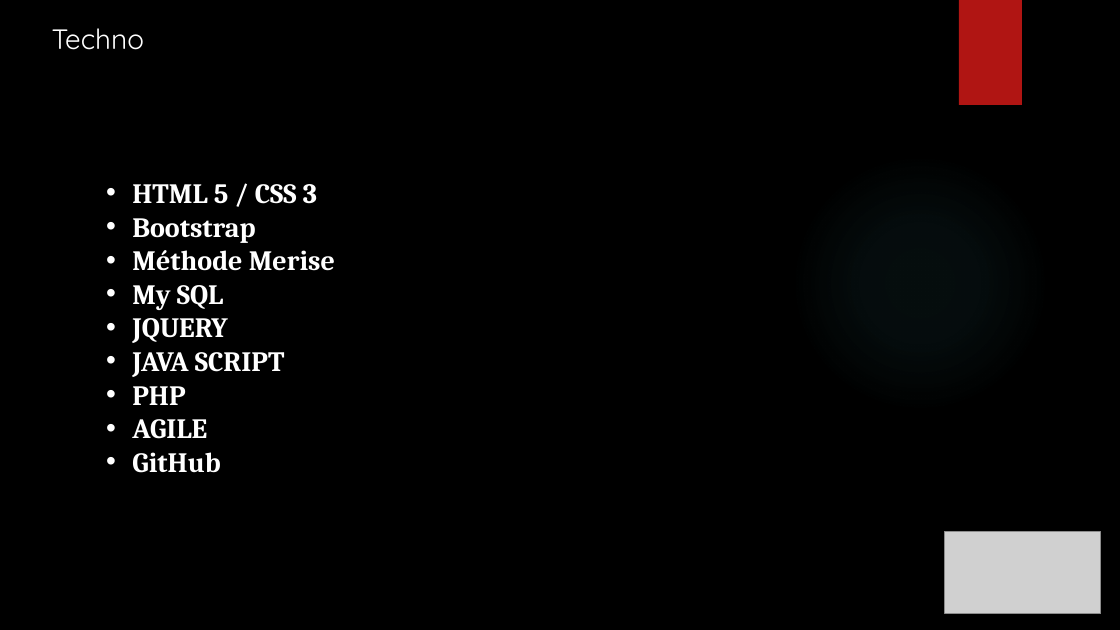
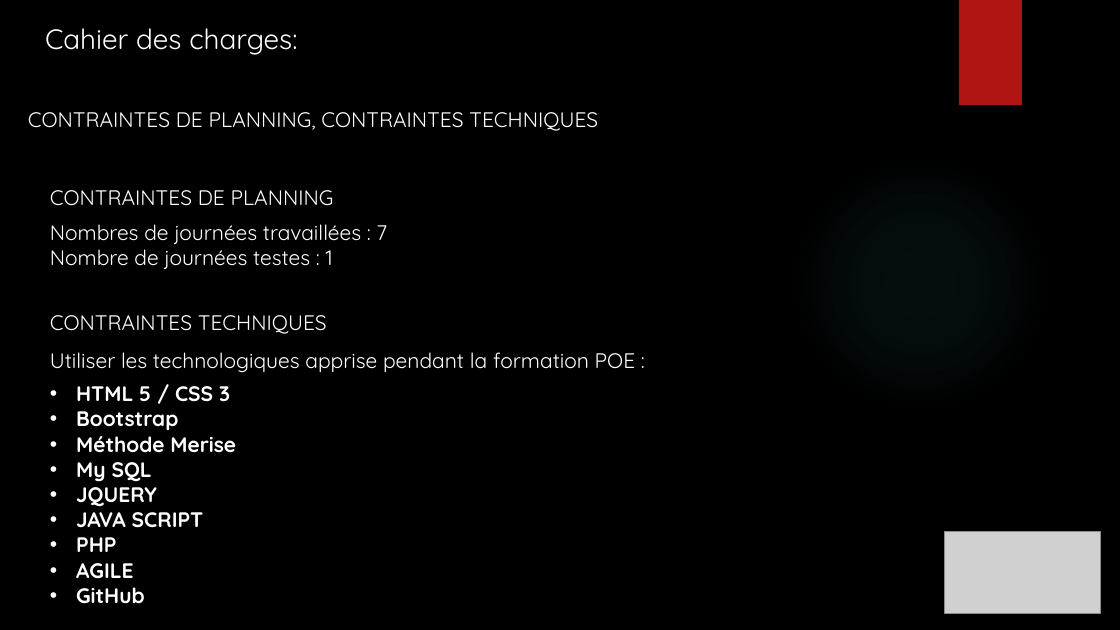
Before and after one commit to ChampemeDylan/UPOP, a slide deck: slide 4 of Présentation UPOP.pptx (slide 6 before the commit). Drawn at 1120x630 pixels with LibreOffice and Linux fonts; fonts in the diff are those of the drawing; grey boxes stand for pictures; background and template pictures are left out. Boxes give left, top, right and bottom in pixels: in the first picture for what was removed or moved away, otherwise in the second. Text is boxed around its words. In the diff, an @@ line names an element or a change of style, - is before the commit and + after.

Commit message:
CAMILLE MAJ DIAPO
MIS A JOUR CAHIER DES CHARGES
ET PRESENTATION

```diff
--- a/Présentation UPOP.pptx
+++ b/Présentation UPOP.pptx
@@ text added at [45,28,297,55], 24 pt, text #FFFFFF @@
+Cahier des charges:
@@ text removed at [52,28,144,50] @@
-Techno
@@ text added at [28,112,598,131], 18 pt, text #FFFFFF @@
+CONTRAINTES DE PLANNING, CONTRAINTES TECHNIQUES
@@ text added at [50,190,334,206], 18 pt, text #FFFFFF @@
+CONTRAINTES DE PLANNING
@@ text added at [50,224,387,269], 18 pt, text #FFFFFF @@
+Nombres de journées travaillées : 7
+Nombre de journées testes : 1
@@ text added at [50,315,327,334], 18 pt, text #FFFFFF @@
+CONTRAINTES TECHNIQUES
@@ text "Utiliser les technologiques apprise pendant ...": place and size @@
-text "Utiliser les technologiques apprise pendant ..." at [132,184,335,473]
+text "Utiliser les technologiques apprise pendant ..." at [50,352,636,604]
@@ text at [50,352,636,373]: paragraph added @@
+Utiliser les technologiques apprise pendant la formation POE :
@@ text at [76,386,236,604]: size 24 to 18 pt, font Cambria to Quicksand in "HTML 5 / CSS 3", "Bootstrap", "Méthode Merise", "My SQL" and 5 more places @@
```
Also in this commit, not shown: 6 other slides changed, 2 slides added, 6 slides removed.
